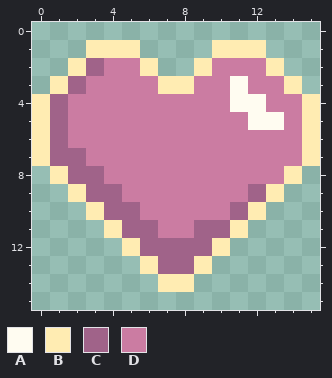
Edited in one commit: pixel-art sprite (Assets/Sprites/UI/Heart.png). This is how it looked before the edit.
The file is 16x16 pixels.
Palette (. is transparent): A #fffcf1  B #ffecb2  C #a06389  D #cb7ca2
Pixels before, first column x 0:
 1 ...BBB....BBB...
 2 ..BCDDB..BDDDB..
 3 .BCDDDDBBDDADDB.
 4 BCDDDDDDDDDAADDB
 5 BCDDDDDDDDDDAADB
 6 BCDDDDDDDDDDDDDB
 7 BCCDDDDDDDDDDDDB
 8 .BCCDDDDDDDDDDB.
 9 ..BCCDDDDDDDCB..
10 ...BCCDDDDDCB...
11 ....BCCDDCCB....
12 .....BCCCCB.....
13 ......BCCB......
14 .......BB.......
After the commit:
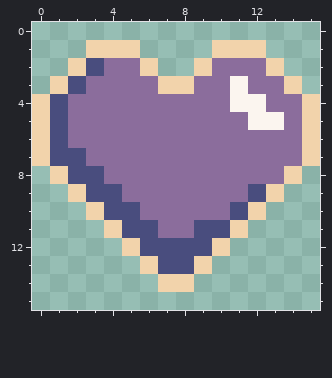
The edit:
colour A: #fffcf1 -> #fbf5ef
colour B: #ffecb2 -> #f2d3ab
colour C: #a06389 -> #494d7e
colour D: #cb7ca2 -> #8b6d9c
Where, in picture pixels (left, top, right, bottom), the same in both pictures:
changed: (32, 40, 320, 292)
